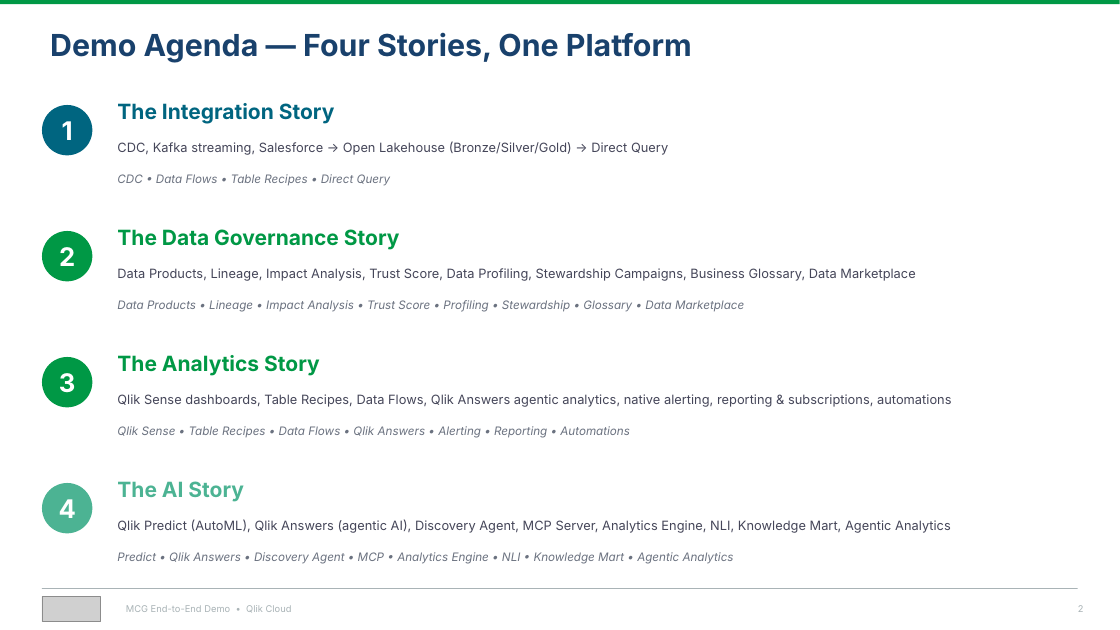
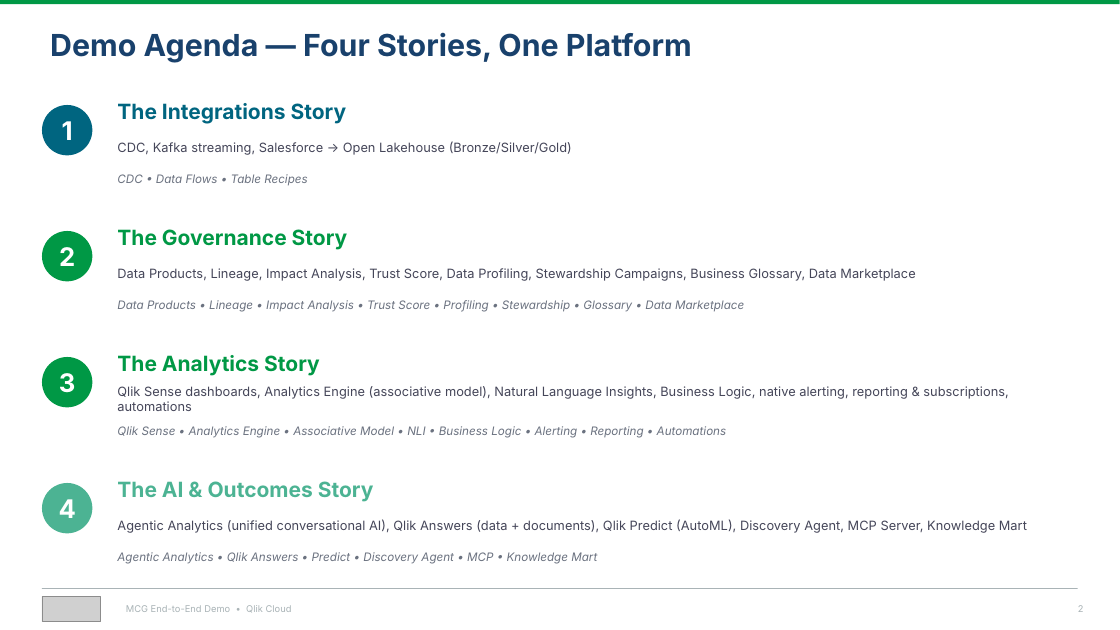
Before and after one commit to robertschoenfeldqlik/meridan_retail_group_qlik_demo_assets, a slide deck: slide 2 of MCG_Demo_Overview_Four_Stories.pptx. Drawn at 1120x630 pixels with LibreOffice and Linux fonts; fonts in the diff are those of the drawing; grey boxes stand for pictures. Boxes give left, top, right and bottom in pixels: in the first picture for what was removed or moved away, otherwise in the second. Text is boxed around its words. In the diff, an @@ line names an element or a change of style, - is before the commit and + after.

```diff
--- a/MCG_Demo_Overview_Four_Stories.pptx
+++ b/MCG_Demo_Overview_Four_Stories.pptx
@@ text at (117,103,347,124): text changed @@
-The Integration Story
+The Integrations Story
@@ text at (117,141,572,155): text changed @@
-CDC, Kafka streaming, Salesforce → Open Lakehouse (Bronze/Silver/Gold) → Direct Query
+CDC, Kafka streaming, Salesforce → Open Lakehouse (Bronze/Silver/Gold)
@@ text at (117,174,307,186): text changed @@
-CDC • Data Flows • Table Recipes • Direct Query
+CDC • Data Flows • Table Recipes
@@ text at (117,229,348,250): text changed @@
-The Data Governance Story
+The Governance Story
@@ text at (117,386,1008,411): text changed @@
-Qlik Sense dashboards, Table Recipes, Data Flows, Qlik Answers agentic analytics, native alerting, reporting & subscriptions, automations
+Qlik Sense dashboards, Analytics Engine (associative model), Natural Language Insights, Business Logic, native alerting, reporting & subscriptions, automations
@@ text at (117,426,727,438): text changed @@
-Qlik Sense • Table Recipes • Data Flows • Qlik Answers • Alerting • Reporting • Automations
+Qlik Sense • Analytics Engine • Associative Model • NLI • Business Logic • Alerting • Reporting • Automations
@@ text at (117,481,374,502): text changed @@
-The AI Story
+The AI & Outcomes Story
@@ text at (117,519,1027,533): text changed @@
-Qlik Predict (AutoML), Qlik Answers (agentic AI), Discovery Agent, MCP Server, Analytics Engine, NLI, Knowledge Mart, Agentic Analytics
+Agentic Analytics (unified conversational AI), Qlik Answers (data + documents), Qlik Predict (AutoML), Discovery Agent, MCP Server, Knowledge Mart
@@ text at (117,552,597,564): text changed @@
-Predict • Qlik Answers • Discovery Agent • MCP • Analytics Engine • NLI • Knowledge Mart • Agentic Analytics
+Agentic Analytics • Qlik Answers • Predict • Discovery Agent • MCP • Knowledge Mart
```
Also in this commit, not shown: 17 other slides changed, 1 slide added, 21 other files.
